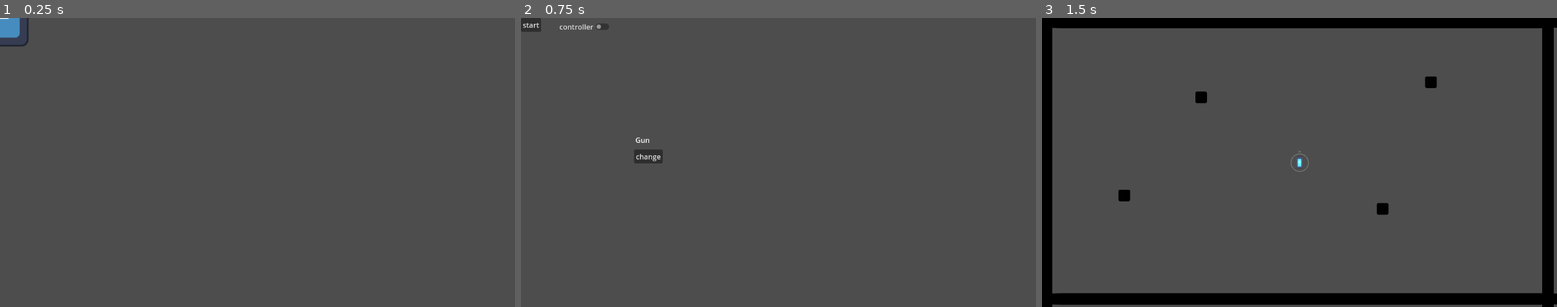
Above: before the commit, frames 1-3 (left to right).
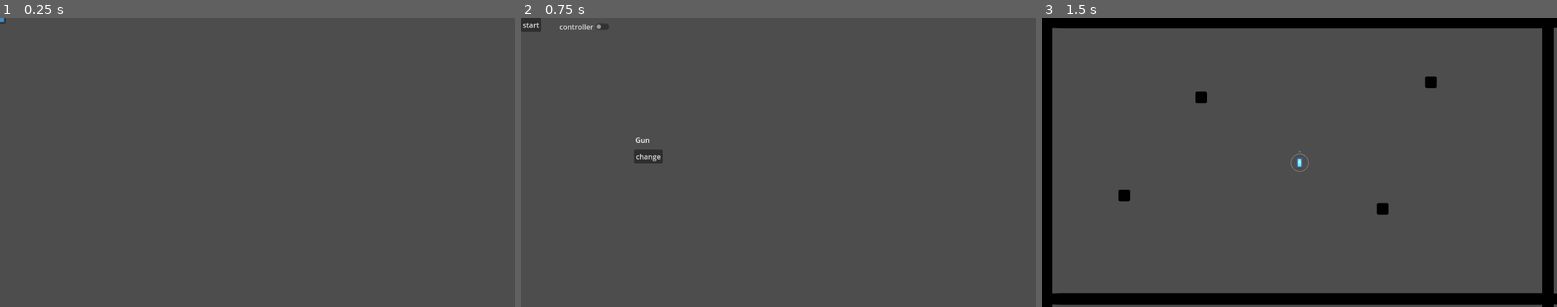
Above: after the commit, the same moments.

Repository: john-code102/Game_01
Game: Godot game, scene res://melee_enemy.tscn
The game is run twice, just before and just after one commit, with the same random seed, the same clock (stepped at 60 frames per second) and the same inputs. This scene is started directly instead of the project's main scene. The engine's default icon, where the game draws it, is replaced by a stand-in: a white triangle on a blue panel in a dark square.
Inputs:
- Up to frame 1 (0.25 s): no input
- Up to frame 2 (0.75 s): tap Enter at 0.5 s; tap R (return home) at 0.6 s
- Up to frame 3 (1.5 s): click "start" at 1.25 s

The runs differ from the first frame. In frame 1, 0.3% of the frame differs, in the area x 0-6%, y 0-10%; in frame 2, nothing differs; in frame 3, nothing differs.
Error in both runs: Invalid access to property or key 'global_position' on a base object of type 'Nil'. (res://melee_enemy.gd:18)

Commit message:
Update melee_enemy.tscn

Diff:
--- a/top-down-shooter/melee_enemy.tscn
+++ b/top-down-shooter/melee_enemy.tscn
@@ -3,11 +3,11 @@
 [ext_resource type="Texture2D" uid="uid://djmfxcopu6p" path="res://icon.svg" id="1_otv3p"]
 [ext_resource type="Script" uid="uid://bbl5d4qcunf86" path="res://melee_enemy.gd" id="1_vn61j"]
 
+[sub_resource type="RectangleShape2D" id="RectangleShape2D_legso"]
+size = Vector2(192, 192)
+
 [sub_resource type="RectangleShape2D" id="RectangleShape2D_vn61j"]
 size = Vector2(128, 128)
-
-[sub_resource type="RectangleShape2D" id="RectangleShape2D_legso"]
-size = Vector2(192, 192)
 
 [node name="Melee_enemy" type="CharacterBody2D"]
 collision_layer = 16
@@ -15,15 +15,18 @@
 script = ExtResource("1_vn61j")
 
 [node name="Sprite2D" type="Sprite2D" parent="."]
+scale = Vector2(0.2, 0.2)
 texture = ExtResource("1_otv3p")
-
-[node name="CollisionShape2D" type="CollisionShape2D" parent="."]
-shape = SubResource("RectangleShape2D_vn61j")
 
 [node name="DamageArea" type="Area2D" parent="."]
 collision_layer = 16
 
 [node name="CollisionShape2D" type="CollisionShape2D" parent="DamageArea"]
+scale = Vector2(0.2, 0.2)
 shape = SubResource("RectangleShape2D_legso")
 
+[node name="CollisionShape2D" type="CollisionShape2D" parent="."]
+scale = Vector2(0.2, 0.2)
+shape = SubResource("RectangleShape2D_vn61j")
+
 [connection signal="body_entered" from="DamageArea" to="." method="_on_damage_area_body_entered"]
